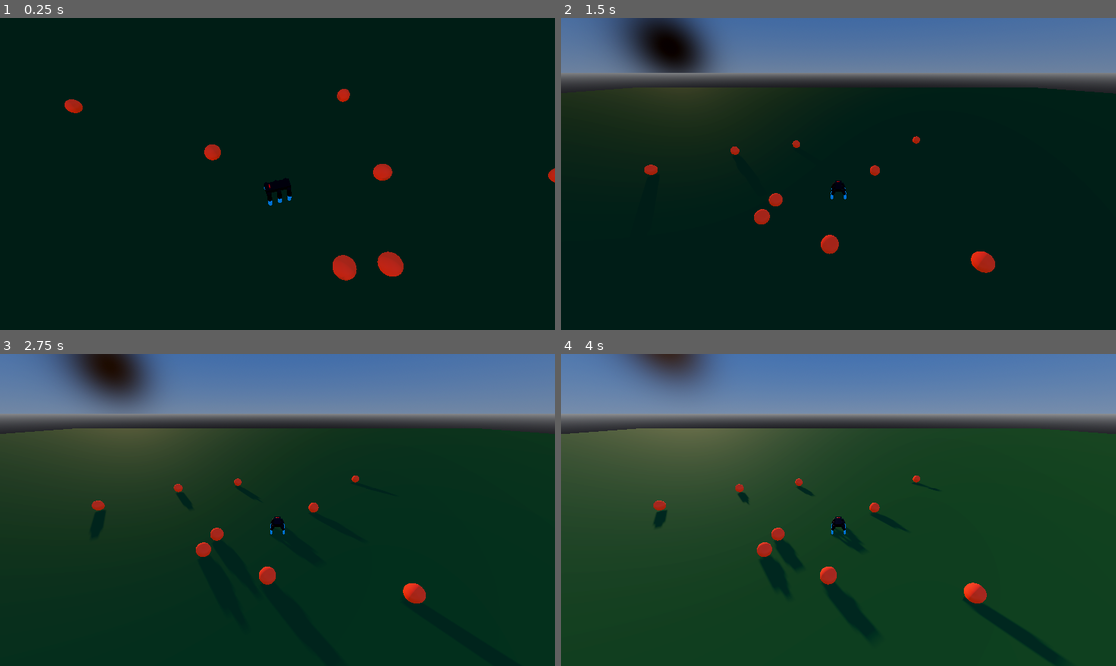
Above: before the commit, frames 1-4 (two rows, left to right).
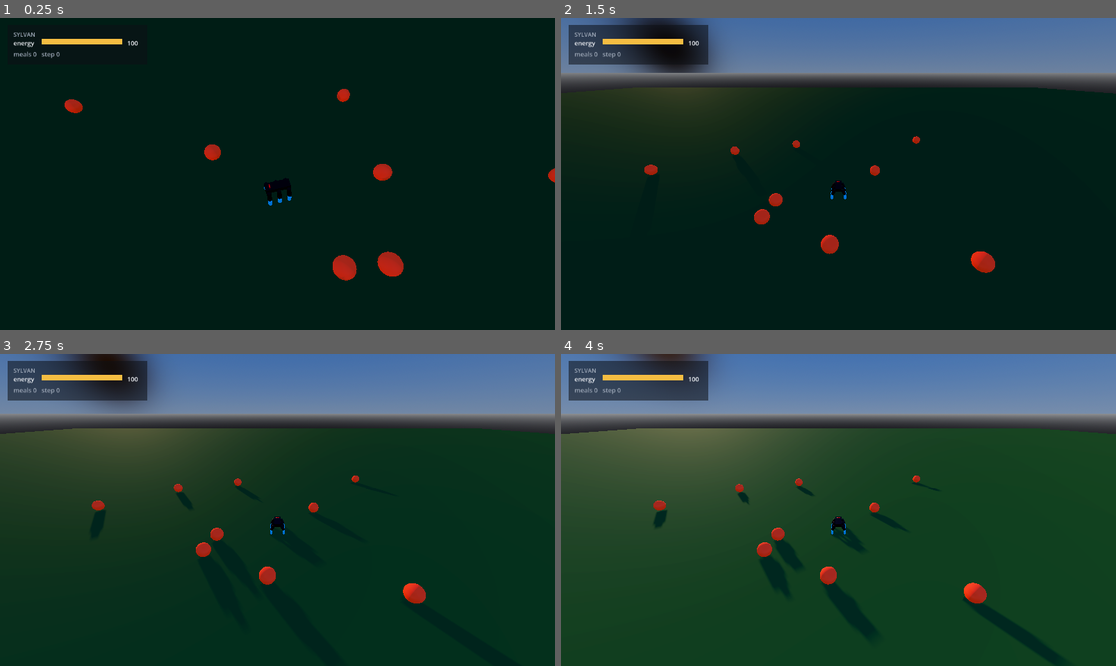
Above: after the commit, the same moments.

Repository: edgarbnt/Sylvan
Game: Godot game, scene res://scenes/main.tscn
Same seed, same stepped clock (60 frames per second), same inputs: the game is played once before the commit and once after it.
Inputs:
- Up to frame 1 (0.25 s): no input
- Up to frame 2 (1.5 s): no input
- Up to frame 3 (2.75 s): no input
- Up to frame 4 (4 s): tap Enter at 2.75 s

The runs differ from the first frame. In frame 1, 0.4% of the frame differs, in the area x 2-25%, y 4-13%; in frame 2, 2.2%; in frame 3, 2.6%; in frame 4, 3.2%, in the area x 1-27%, y 2-15%.

Commit message:
exp(memory): BOTH memory verdicts were understated -- consumption counts were reset-contaminated
My consumption metric counted every gauge jump > 5 on the raw stream, so
episode/life respawns (energy ~0 -> 80, or the 70/70 life signature) were
counted as MEALS. Both arms have the same number of lives, so this false
constant was added to both and COMPRESSED the relative effect.

Audit (arrival gauge ~= INIT from a low level = reset):
- FOOD-ONLY (wall world): OFF 39 raw of which 25 resets -> 14 true meals;
  ON 51 raw of which 22 resets -> 29 true meals. TRUE EFFECT = 14 -> 29 =
  +107% (a DOUBLING), not the +31% I reported. (Consistent bonus: OFF has
  25 resets vs ON 22, i.e. memory dies less.)
- MULTI-DRIVE via split_lives (which does exclude resets there):
  OFF 26 -> ON 32 = +23%, not +5%. Small n (Poisson +/-5 on 26 => ~1.2
  sigma): suggestive, not conclusive. Concordant non-blind metric: front
  reach at 0-2m 45.9% -> 53.2% (+7.3 pts, n~4400 per arm). Steps per
  cycle unchanged (430 vs 422) -> the gain is reaching targets otherwise
  lost, not straighter travel.

I therefore RETRACT the multi-drive 'within noise / narrow scope / no
promotion' verdict. Corrected status: food-only = STRONG effect
(doubling); multi-drive = SUGGESTIVE (+23%, under-powered, deserves more
seeds). Consequence: the memory dependency of the frozen obstacle G3 is
plausibly satisfiable after all.

Lesson (5th measurement error today, same shape): every ad-hoc metric
must be validated against a reference parser before grounding a verdict;
consumption counts MUST exclude episode and life resets. A false
constant shared by both arms does not cancel -- it compresses the effect
and manufactures false negatives.

Diff:
--- a/godot/scripts/main.gd
+++ b/godot/scripts/main.gd
@@ -11,8 +11,11 @@
 const HOMEOSTASIS_SCRIPT = preload("res://scripts/agent/homeostasis.gd")
 const POLICY_PLAYER_SCRIPT = preload("res://scripts/control/policy_player.gd")
 const FOOD_MANAGER_SCRIPT = preload("res://scripts/world/food_manager.gd")
+const HAZARD_MANAGER_SCRIPT = preload("res://scripts/world/hazard_manager.gd")
+const OBSTACLE_MANAGER_SCRIPT = preload("res://scripts/world/obstacle_manager.gd")  # hook local non stagé (chantier obstacle)
 const PERCEPTION_SCRIPT = preload("res://scripts/agent/perception.gd")
 const FOREST_MANAGER_SCRIPT = preload("res://scripts/world/forest_manager.gd")
+const HUD_SCRIPT = preload("res://scripts/ui/hud.gd")
 
 @export var world_scene: PackedScene
 @export var agent_scene: PackedScene
@@ -30,8 +33,11 @@
 var homeostasis = HOMEOSTASIS_SCRIPT.new()
 var policy_player = POLICY_PLAYER_SCRIPT.new()
 var food_manager = FOOD_MANAGER_SCRIPT.new()
+var hazard_manager = HAZARD_MANAGER_SCRIPT.new()  # zone nocive OPT-IN (SYLVAN_HAZARD_COUNT>0), sinon inerte
+var obstacle_manager = OBSTACLE_MANAGER_SCRIPT.new()  # mur solide OPT-IN (SYLVAN_OBSTACLE_COUNT>0), sinon inerte — hook local non stagé
 var water_manager = FOOD_MANAGER_SCRIPT.new()  # 2ᵉ pulsion: eau (même classe, préfixe WATER)
 var _water_enabled := false
+var _hud = null  # HUD in-game (signes vitaux), visual-only — reste null en headless
 var collecting := false
 var target_num_episodes := 0
 var completed_episodes := 0
@@ -68,6 +74,8 @@
 	# owner sees them in the viewer too; positions reset per episode below.
 	add_child(food_manager)
 	food_manager.reset(0)  # initial layout (so pellets show even before the episode loop)
+	add_child(hazard_manager)  # zone nocive perceptible (opt-in) — doit être dans l'arbre avant begin_episode
+	add_child(obstacle_manager)  # mur solide perceptible (opt-in) — dans l'arbre avant begin_episode
 	# 2ᵉ PULSION (2026-06-18): l'EAU = un 2ᵉ FoodManager (même machinerie), préfixe d'env WATER,
 	# pastilles bleues. Planner-only (le WM ne la voit pas en étage 1). Activé seulement si demandé
 	# (SYLVAN_WATER_COUNT défini) → les runs mono-ressource existants restent identiques.
@@ -85,6 +93,10 @@
 		forest.name = "ForestManager"
 		add_child(forest)
 		forest.setup(world_instance, agent_instance, OS.get_environment("SYLVAN_SEED").to_int())
+		# HUD in-game (signes vitaux) — overlay sur la fenêtre, visual-only comme le décor forêt.
+		_hud = HUD_SCRIPT.new()
+		_hud.name = "SylvanHUD"
+		add_child(_hud)
 
 	collecting = OS.get_environment("SYLVAN_COLLECT") == "1"
 	if not collecting:
@@ -105,6 +117,8 @@
 	world_manager.set_seed(seed_value)
 	spawn_manager.set_seed(seed_value)
 	food_manager.set_seed(seed_value)
+	hazard_manager.set_seed(seed_value + 555)
+	obstacle_manager.set_seed(seed_value + 999)
 	if _water_enabled:
 		water_manager.set_seed(seed_value + 777)  # décalage → l'eau ne spawn pas SUR la bouffe
 	add_child(rollout_writer)
@@ -122,6 +136,21 @@
 	if not policy_host.is_empty() and policy_port > 0:
 		policy_player.connect_to_server(policy_host, policy_port)
 	_start_episode()
+
+
+func _update_hud() -> void:
+	# Alimente le HUD in-game (visual-only). No-op en headless (_hud jamais instancié).
+	if _hud == null:
+		return
+	_hud.update({
+		"energy": homeostasis.energy / homeostasis.max_energy,
+		"thirst": homeostasis.thirst / homeostasis.max_thirst,
+		"show_thirst": homeostasis.thirst_enabled,
+		"meals": food_manager.consumed_this_episode,
+		"drinks": water_manager.consumed_this_episode,
+		"step": episode_manager.current_step_id,
+		"max_step": episode_manager.max_episode_steps,
+	})
 
 
 func _apply_curriculum() -> void:
@@ -461,6 +490,7 @@
 			var _ptorso2: Node3D = agent_instance.bodies.get("torso")
 			if _ptorso2 != null:
 				latest_obs["vision_fine"] = PERCEPTION_SCRIPT.food_radar(_ptorso2.global_position, _ptorso2.global_transform.basis.z, food_manager.get_positions(), 36)
+				latest_obs["torso"] = [_ptorso2.global_position.x, _ptorso2.global_position.z, atan2(_ptorso2.global_transform.basis.z.x, _ptorso2.global_transform.basis.z.z)]   # G2 obstacle : pose réalisée (label commandé-vs-réel) -- hook local non stagé
 				# RÉTINE étage 1 : rayons couleur BRUTS live → le serveur localise via la tête APPRISE
 				# (remplace l'oracle food_xz). Envoyé seulement quand demandé (SYLVAN_RETINA_PLANNER=1).
 				if _retina_planner:
@@ -469,6 +499,7 @@
 				if _water_enabled:
 					latest_obs["vision_water"] = PERCEPTION_SCRIPT.food_radar(_ptorso2.global_position, _ptorso2.global_transform.basis.z, water_manager.get_positions(), 36)
 					latest_obs["thirst"] = homeostasis.thirst
+				latest_obs["health"] = homeostasis.health   # MONDE v2 (hook local non stagé)
 			# Mode-1 collecte RL : signal EXPLICITE de frontière d'épisode. episode_step = index de pas
 			# DANS l'épisode (episode_manager.current_step_id, remis à 0 par start_episode au respawn) ;
 			# le serveur détecte une frontière quand episode_step CHUTE. prev_term porte la raison de la
@@ -481,6 +512,9 @@
 			var cmd: Array = resp.get("command", [])
 			if cmd.size() == 2:
 				agent_instance.set_cpg_command(float(cmd[0]), float(cmd[1]))
+				var _ds := OS.get_environment("SYLVAN_DRIVE_STRAIGHT")  # test G1(a) : force (vx,0), ignore le planner -- hook local
+				if _ds != "":
+					agent_instance.set_cpg_command(_ds.to_float(), 0.0)
 			var act: Array = resp.get("action", [])
 			var typed_action: Array[float] = []
 			for v in act:
@@ -530,6 +564,7 @@
 			if restored > 0.0:
 				homeostasis.restore_energy(restored)
 				_wm_ate += restored
+				hazard_manager.on_food_respawn(food_manager.get_positions(), torso.global_position)   # MONDE v2 (hook local non stagé)
 			# 2ᵉ pulsion: boire l'eau → restaure la soif (symétrique à manger).
 			if _water_enabled:
 				var drank: float = water_manager.try_consume(torso.global_position)
@@ -537,6 +572,10 @@
 					homeostasis.restore_thirst(drank)
 		if agent_instance.has_fallen:
 			homeostasis.apply_damage(3.0)
+		if torso != null and hazard_manager.active():   # zone nocive : abîme la santé en aveugle (le coût
+			homeostasis.apply_damage(hazard_manager.damage_at(torso.global_position))  # inné l'ignore)
+
+	_update_hud()
 
 	current_action_repeat_step += 1
 	var done: bool = agent_instance.has_fallen if _no_homeostasis else (homeostasis.is_critical() or agent_instance.has_fallen)
@@ -621,6 +660,15 @@
 	if _water_enabled:
 		water_manager.reset(episode_index)
 	homeostasis.reset_state()
+	hazard_manager.begin_episode(episode_index, spawn_manager.get_agent_spawn_position(),
+		food_manager.get_positions())  # zone nocive sur le trajet spawn→bouffe (opt-in)
+	var _obst_targets = food_manager.get_positions()  # défaut : mur sur le trajet spawn→bouffe
+	if OS.get_environment("SYLVAN_OBSTACLE_AHEAD") != "":  # test G1(a) : mur DROIT DEVANT le spawn (drive-straight)
+		var _sy = spawn_manager.get_agent_spawn_yaw()
+		var _sp = spawn_manager.get_agent_spawn_position()
+		_obst_targets = [_sp + Vector3(sin(_sy), 0.0, cos(_sy)) * OS.get_environment("SYLVAN_OBSTACLE_AHEAD").to_float()]
+	obstacle_manager.begin_episode(episode_index, spawn_manager.get_agent_spawn_position(),
+		_obst_targets)  # mur solide (opt-in) — hook local non stagé
 	agent_instance.reset_agent(
 		spawn_manager.get_agent_spawn_position(),
 		spawn_manager.get_agent_spawn_yaw(),
--- /dev/null
+++ b/godot/scripts/ui/hud.gd
@@ -0,0 +1,120 @@
+extends CanvasLayer
+class_name SylvanHUD
+
+# In-game HUD (T0 — signes vitaux) : barres énergie/soif fines + compteurs repas/step, dessinées
+# en overlay minimal en haut-gauche par-dessus la vue 3D. VISUAL-ONLY — instancié par main.gd
+# UNIQUEMENT sur un vrai écran (jamais headless), comme le décor forêt → zéro impact sur la
+# collecte/entraînement. Aucun état de jeu ne vit ici : alimenté chaque frame via update().
+
+const MARGIN := Vector2(16, 14)
+const PAD := 12.0
+const BAR_W := 168.0
+const BAR_H := 11.0
+const ROW_H := 22.0
+const LABEL_W := 58.0        # colonne gauche pour le libellé de ligne
+const NUM_GAP := 10.0        # espace bar → nombre
+const NUM_W := 30.0
+const FONT_SIZE := 13
+const TITLE_SIZE := 12
+
+const COL_PANEL := Color(0.05, 0.06, 0.08, 0.55)
+const COL_TEXT := Color(0.92, 0.93, 0.95)
+const COL_DIM := Color(0.62, 0.66, 0.72)
+const COL_BAR_BG := Color(1, 1, 1, 0.12)
+const COL_ENERGY := Color(0.96, 0.74, 0.26)      # ambre = énergie/faim
+const COL_LOW := Color(0.90, 0.30, 0.24)         # rouge quand la jauge est critique (<25%)
+const COL_THIRST := Color(0.36, 0.66, 0.96)      # bleu = soif (convention eau)
+
+var _canvas: Control
+var _font: Font
+
+# État live (posé par update()), fractions 0..1 pour les barres.
+var _energy := 1.0
+var _thirst := 1.0
+var _show_thirst := false
+var _meals := 0
+var _drinks := 0
+var _step := 0
+var _max_step := 0
+var _ready_ok := false
+
+
+func _ready() -> void:
+	layer = 10  # au-dessus du viewport 3D
+	_font = ThemeDB.fallback_font
+	_canvas = Control.new()
+	_canvas.mouse_filter = Control.MOUSE_FILTER_IGNORE  # ne capte pas la souris
+	_canvas.set_anchors_preset(Control.PRESET_FULL_RECT)
+	add_child(_canvas)
+	_canvas.draw.connect(_on_draw)
+	_ready_ok = true
+
+
+func update(state: Dictionary) -> void:
+	if not _ready_ok:
+		return
+	_energy = clampf(float(state.get("energy", 1.0)), 0.0, 1.0)
+	_thirst = clampf(float(state.get("thirst", 1.0)), 0.0, 1.0)
+	_show_thirst = bool(state.get("show_thirst", false))
+	_meals = int(state.get("meals", 0))
+	_drinks = int(state.get("drinks", 0))
+	_step = int(state.get("step", 0))
+	_max_step = int(state.get("max_step", 0))
+	_canvas.queue_redraw()
+
+
+func _bar(pos: Vector2, frac: float, fill: Color) -> void:
+	_canvas.draw_rect(Rect2(pos, Vector2(BAR_W, BAR_H)), COL_BAR_BG)
+	if frac > 0.0:
+		_canvas.draw_rect(Rect2(pos, Vector2(BAR_W * frac, BAR_H)), fill)
+
+
+func _text(pos: Vector2, s: String, col: Color, size: int = FONT_SIZE) -> void:
+	# pos = coin haut-gauche ; draw_string veut une baseline → décalage de l'ascent.
+	_canvas.draw_string(_font, pos + Vector2(0, _font.get_ascent(size)), s,
+		HORIZONTAL_ALIGNMENT_LEFT, -1, size, col)
+
+
+func _on_draw() -> void:
+	if _font == null:
+		return
+	var n_bars := 1 + (1 if _show_thirst else 0)
+
+	# Ligne d'état (construite d'abord → dimensionne le panneau).
+	var status := "meals %d" % _meals
+	if _show_thirst:
+		status += "   drinks %d" % _drinks
+	status += "   step %d" % _step
+	if _max_step > 0:
+		status += " / %d" % _max_step
+
+	var bar_block_w := LABEL_W + BAR_W + NUM_GAP + NUM_W
+	var status_w: float = _font.get_string_size(status, HORIZONTAL_ALIGNMENT_LEFT, -1, FONT_SIZE).x
+	var content_w: float = maxf(bar_block_w, status_w)
+	var panel_w := PAD * 2.0 + content_w
+	var panel_h := PAD * 2.0 + 18.0 + n_bars * ROW_H + 18.0
+
+	var origin := MARGIN
+	_canvas.draw_rect(Rect2(origin, Vector2(panel_w, panel_h)), COL_PANEL)
+
+	var x := origin.x + PAD
+	var y := origin.y + PAD
+	_text(Vector2(x, y), "SYLVAN", COL_DIM, TITLE_SIZE)
+	y += 18.0
+
+	# Énergie (toujours). Vire au rouge quand critique.
+	var e_fill := COL_LOW if _energy < 0.25 else COL_ENERGY
+	_text(Vector2(x, y - 1.0), "energy", COL_TEXT)
+	_bar(Vector2(x + LABEL_W, y), _energy, e_fill)
+	_text(Vector2(x + LABEL_W + BAR_W + NUM_GAP, y - 1.0), str(int(round(_energy * 100.0))), COL_TEXT)
+	y += ROW_H
+
+	# Soif (seulement si l'eau existe dans ce monde).
+	if _show_thirst:
+		var t_fill := COL_LOW if _thirst < 0.25 else COL_THIRST
+		_text(Vector2(x, y - 1.0), "thirst", COL_TEXT)
+		_bar(Vector2(x + LABEL_W, y), _thirst, t_fill)
+		_text(Vector2(x + LABEL_W + BAR_W + NUM_GAP, y - 1.0), str(int(round(_thirst * 100.0))), COL_TEXT)
+		y += ROW_H
+
+	_text(Vector2(x, y), status, COL_DIM)
